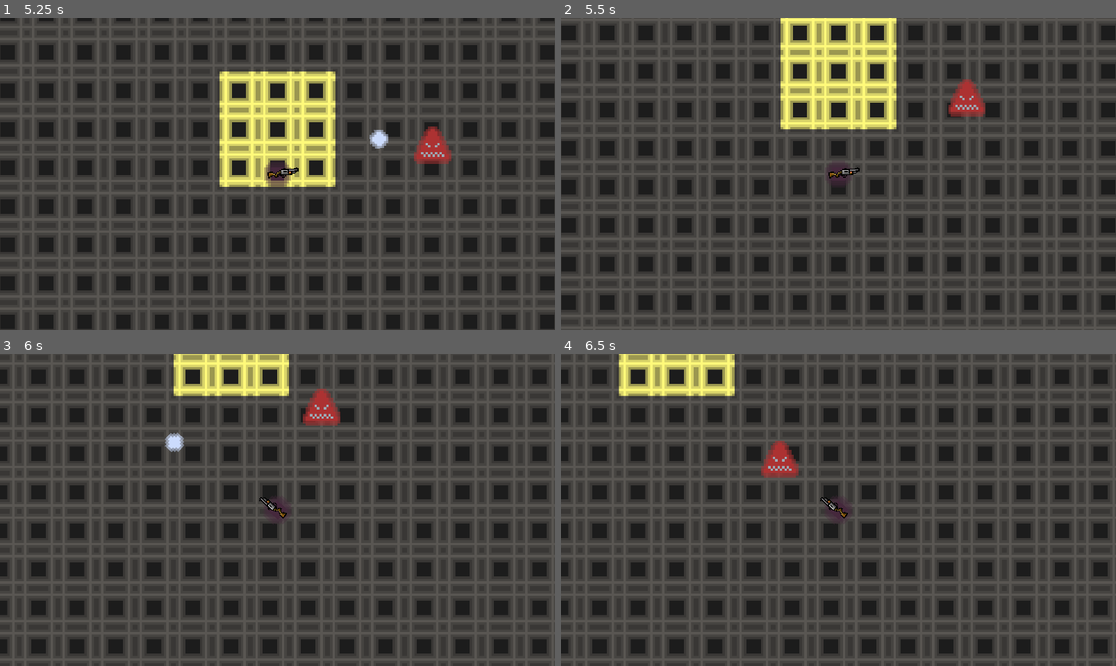
Above: before the commit, frames 1-4 (two rows, left to right).
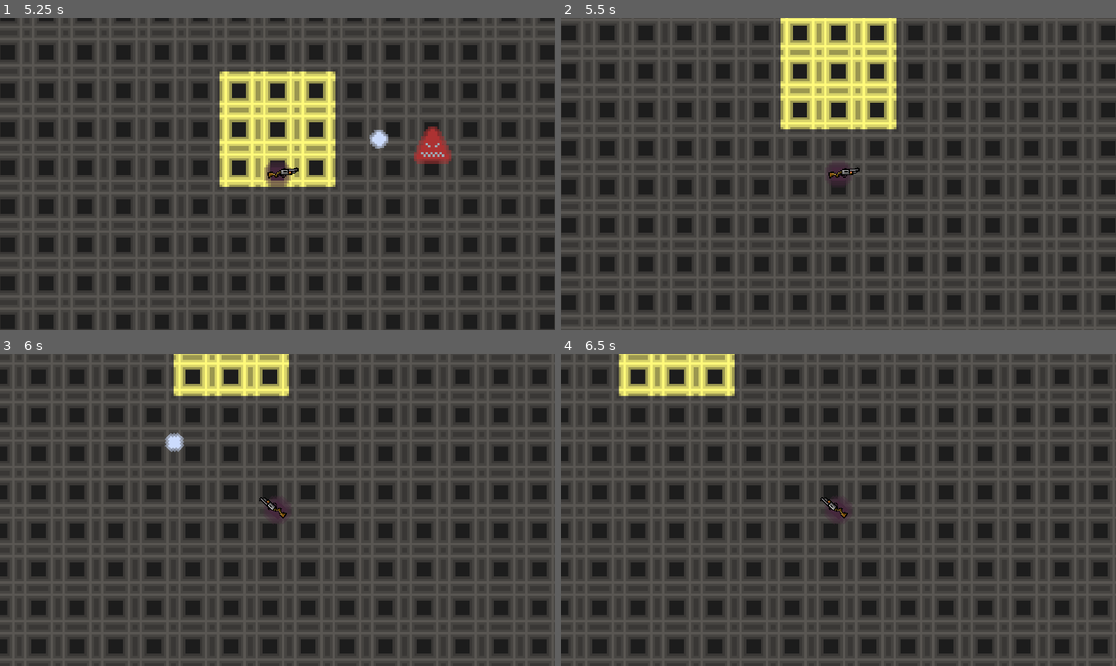
Above: after the commit, the same moments.

Repository: SosiskaKillerS/Battle-of-Shapes--Cubes-vs.-Triangles
Game: Godot game, scene res://world/world.tscn
Two runs of this game, one before a commit and one after it. Both use one fixed random seed, a clock stepped at 60 frames per second and the inputs below.
Inputs (mouse positions are in pixels of both pictures, inside the frame that each line leads up to):
- Up to frame 1 (5.25 s): tap Enter at 0.5 s; move the mouse to (399, 158) at 0.52 s; hold D (RIGHT) 0.53-1.28 s; click (399, 158) at 0.6 s; move the mouse to (166, 189) at 1.27 s; hold S (DOWN) 1.28-2.03 s; click (166, 189) at 1.35 s; move the mouse to (333, 105) at 2.02 s; hold D (RIGHT) 2.03-2.78 s; click (333, 105) at 2.1 s; move the mouse to (249, 236) at 2.77 s; hold W (UP) 2.78-3.53 s; click (249, 236) at 2.85 s; move the mouse to (444, 220) at 3.52 s; hold A (LEFT) 3.53-5.03 s; click (444, 220) at 3.6 s; move the mouse to (111, 127) at 4.27 s; click (111, 127) at 4.35 s; move the mouse to (305, 174) at 5.02 s; hold S (DOWN) from 5.03 s (still down); click (305, 174) at 5.1 s
- Up to frame 2 (5.5 s): keep holding S (DOWN)
- Up to frame 3 (6 s): move the mouse to (194, 432) at 5.77 s; release S (DOWN) at 5.78 s; hold D (RIGHT) from 5.78 s (still down); click (194, 432) at 5.85 s
- Up to frame 4 (6.5 s): keep holding D (RIGHT)

Frame 1 is identical in both runs. In frame 2, 0.6% of the frame differs, in the area x 69-77%, y 19-32%; in frame 3, 0.6%; in frame 4, 0.6%.

Commit message:
damage system for enemyies

Diff:
--- a/Player/Player.gd
+++ b/Player/Player.gd
@@ -1,6 +1,6 @@
 extends CharacterBody2D
 
-
+var hp = 100
 const SPEED = 100
 
 var bullet = preload("res://bullet/area_2d.tscn")
--- a/bullet/area_2d.gd
+++ b/bullet/area_2d.gd
@@ -1,5 +1,7 @@
 extends Area2D
 var SPEED = 300
+var damage = 25
+
 
 func _physics_process(delta):
 	position += transform.x * SPEED * delta
@@ -7,5 +9,5 @@
 
 func _on_body_entered(body):
 	if body.is_in_group("mob"):
-		body.queue_free()
+		body.take_damage(damage)
 	queue_free()
--- a/mobs/enemy_1.gd
+++ b/mobs/enemy_1.gd
@@ -1,9 +1,16 @@
 extends CharacterBody2D
 
+var hp = 50
+@export var damage = 10
 @export var SPEED = 50
 var body = null
 
 @onready var player = $"../Player"
+
+func take_damage(damage):
+	hp-=damage
+	if hp <= 0:
+		queue_free()
 
 
 
--- a/mobs/enemy_1.tscn
+++ b/mobs/enemy_1.tscn
@@ -9,7 +9,7 @@
 [sub_resource type="CircleShape2D" id="CircleShape2D_5ymjj"]
 radius = 149.003
 
-[node name="Enemy1" type="CharacterBody2D"]
+[node name="Enemy1" type="CharacterBody2D" groups=["mob"]]
 script = ExtResource("1_irs3b")
 
 [node name="Sprite2D" type="Sprite2D" parent="."]
--- a/world/world.tscn
+++ b/world/world.tscn
@@ -29,6 +29,5 @@
 
 [node name="Enemy1" parent="." instance=ExtResource("3_ch0hb")]
 position = Vector2(1193, 527)
-SPEED = 50
 
 [editable path="Player"]
